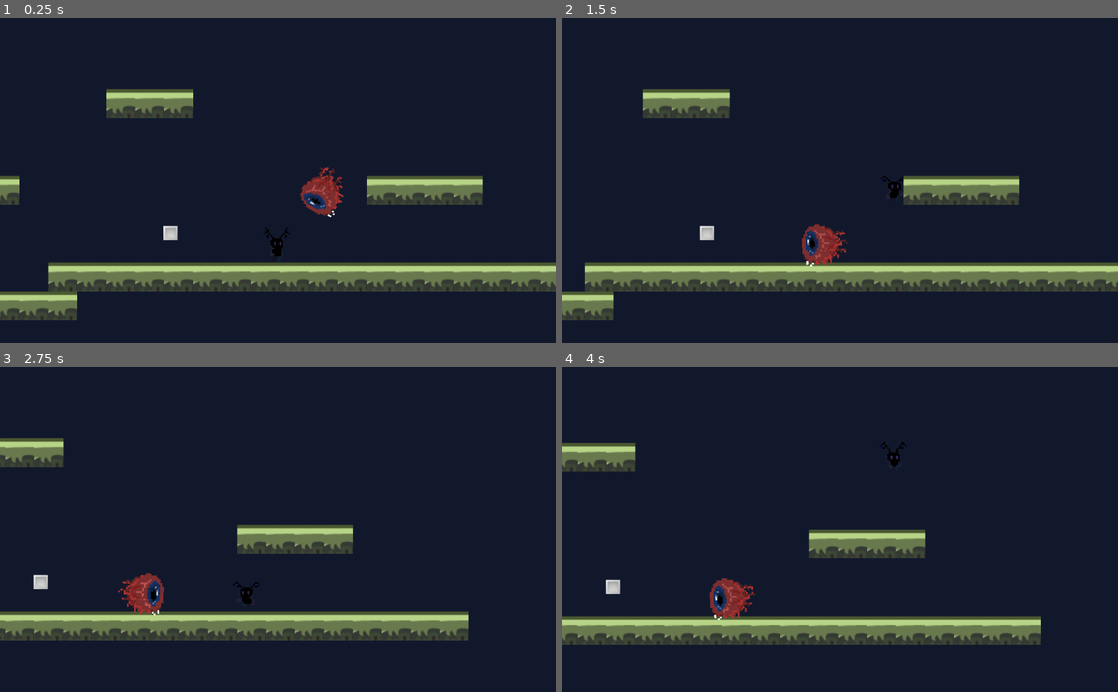
Above: before the commit, frames 1-4 (two rows, left to right).
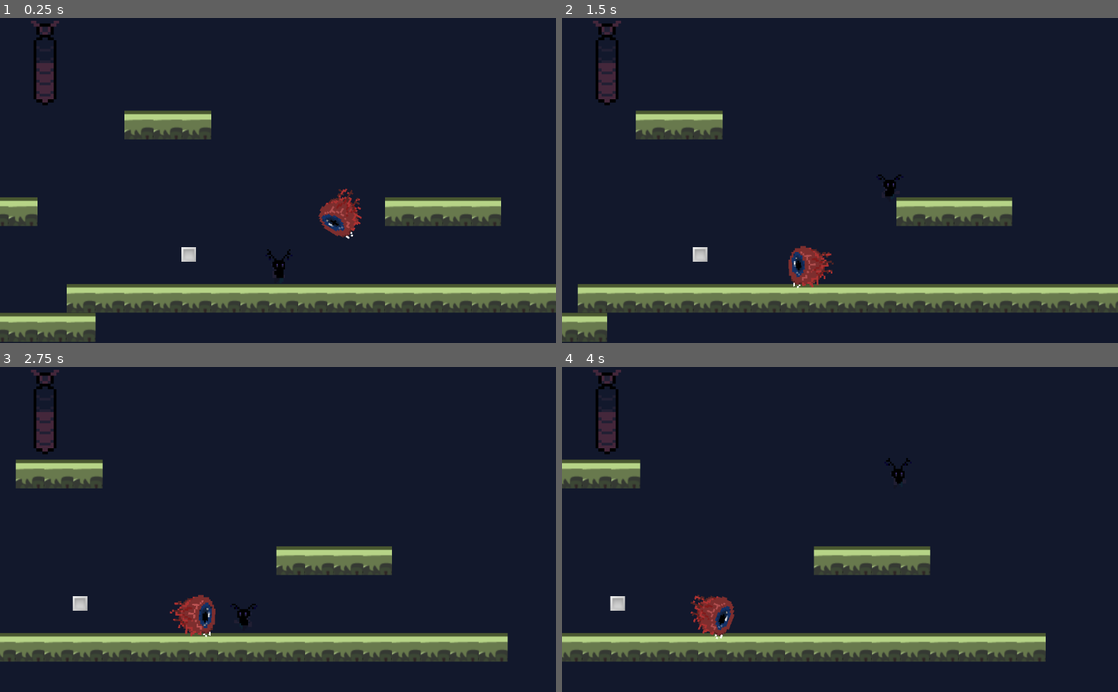
Above: after the commit, the same moments.

Repository: RPI-GameJamTeam/GodotProject
Game: Godot game, scene res://Scenes/MainScene.tscn
Two runs of this game, one before a commit and one after it. Both use one fixed random seed, a clock stepped at 60 frames per second and the inputs below.
Inputs:
- Up to frame 1 (0.25 s): no input
- Up to frame 2 (1.5 s): hold D (right) from 0.53 s (still down); tap Shift (dash) at 0.6, 1.35 s; tap Space (jump) at 0.77 s
- Up to frame 3 (2.75 s): tap Space (jump) at 1.52 s; release D (right) at 2.03 s; hold A (left) from 2.03 s (still down); tap Shift (dash) at 2.1 s
- Up to frame 4 (4 s): release A (left) at 2.78 s; hold D (right) from 2.78 s (still down); tap Shift (dash) at 2.85, 3.6 s; tap Space (jump) at 3.02, 3.77 s

The runs differ from the first frame. In frame 1, 24% of the frame differs, in the area x 0-100%, y 0-100%; in frame 2, 22%; in frame 3, 20%; in frame 4, 18%.

Commit message:
Hud add to the main

Diff:
--- a/Game Jam/Scenes/MainScene.tscn
+++ b/Game Jam/Scenes/MainScene.tscn
@@ -1,14 +1,15 @@
-[gd_scene load_steps=5 format=2]
+[gd_scene load_steps=6 format=2]
 
 [ext_resource path="res://Scenes/Level.tscn" type="PackedScene" id=1]
 [ext_resource path="res://Scenes/Player.tscn" type="PackedScene" id=2]
 [ext_resource path="res://Scenes/PickUp.tscn" type="PackedScene" id=3]
 [ext_resource path="res://Scenes/Enemy.tscn" type="PackedScene" id=4]
+[ext_resource path="res://UI/HUD.tscn" type="PackedScene" id=5]
 
 [node name="MainScene" type="Node"]
 
 [node name="Player" parent="." instance=ExtResource( 2 )]
-position = Vector2( -2.20486, -10.7093 )
+position = Vector2( -22.4442, -34.5203 )
 
 [node name="Level" parent="." instance=ExtResource( 1 )]
 
@@ -17,3 +18,8 @@
 
 [node name="Enemy" parent="." instance=ExtResource( 4 )]
 position = Vector2( 48.827, -80.5365 )
+
+[node name="HUD" type="CanvasLayer" parent="."]
+
+[node name="HUD" parent="HUD" instance=ExtResource( 5 )]
+visible = false
--- a/Game Jam/Scripts/HUD.gd
+++ b/Game Jam/Scripts/HUD.gd
@@ -1,16 +1,22 @@
 extends Control
 
+# this is the hud control node
+export var health_reduction : int
 
-# Declare member variables here. Examples:
-# var a = 2
-# var b = "text"
+enum ElementState { PARTICLE, WATER, FIRE, AIR, GROUND }
+signal health_run_out()
 
+func _ready():
+	self.show()
+	get_parent().get_parent().get_node("Player").connect("ElementTransition",self, "onElementChanged")
 
-# Called when the node enters the scene tree for the first time.
-func _ready():
-	pass # Replace with function body.
-
-
-# Called every frame. 'delta' is the elapsed time since the previous frame.
-#func _process(delta):
-#	pass
+func onElementChanged(value):
+	match value:
+		ElementState.PARTICLE:
+			pass
+		ElementState.AIR:
+			pass
+		ElementState.FIRE:
+			pass
+		ElementState.GROUND:
+			pass
--- a/Game Jam/UI/HUD.tscn
+++ b/Game Jam/UI/HUD.tscn
@@ -1,11 +1,13 @@
-[gd_scene load_steps=3 format=2]
+[gd_scene load_steps=4 format=2]
 
 [ext_resource path="res://Asset/UI/UI_health.png" type="Texture" id=1]
 [ext_resource path="res://Asset/UI/UI_rect.png" type="Texture" id=2]
+[ext_resource path="res://Scripts/HUD.gd" type="Script" id=3]
 
 [node name="HUD" type="Control"]
 anchor_right = 1.0
 anchor_bottom = 1.0
+script = ExtResource( 3 )
 __meta__ = {
 "_edit_use_anchors_": false
 }
